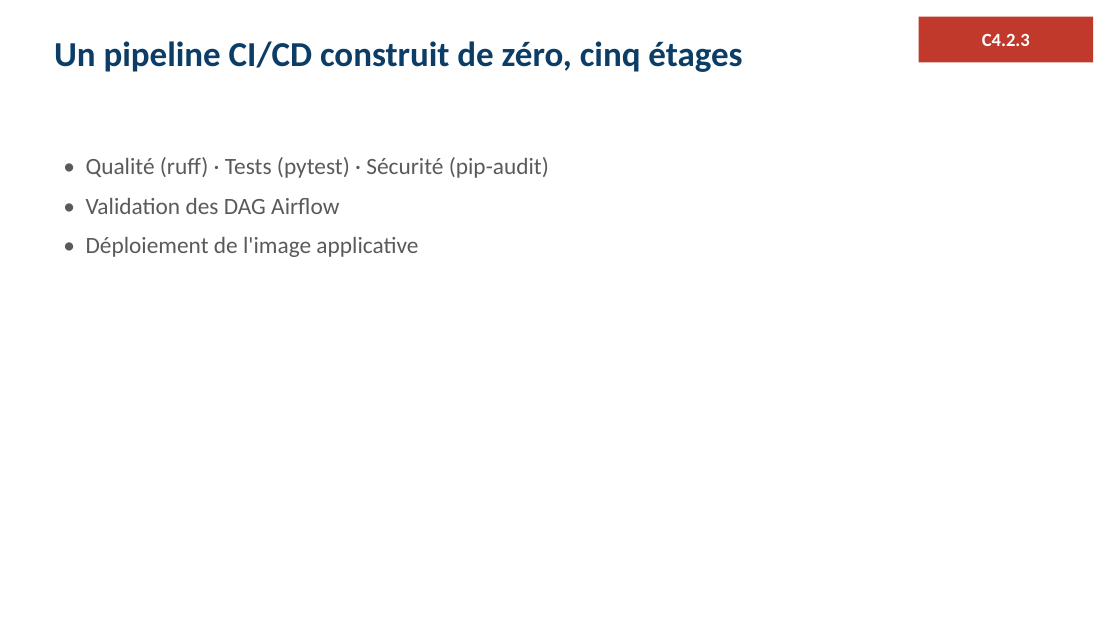
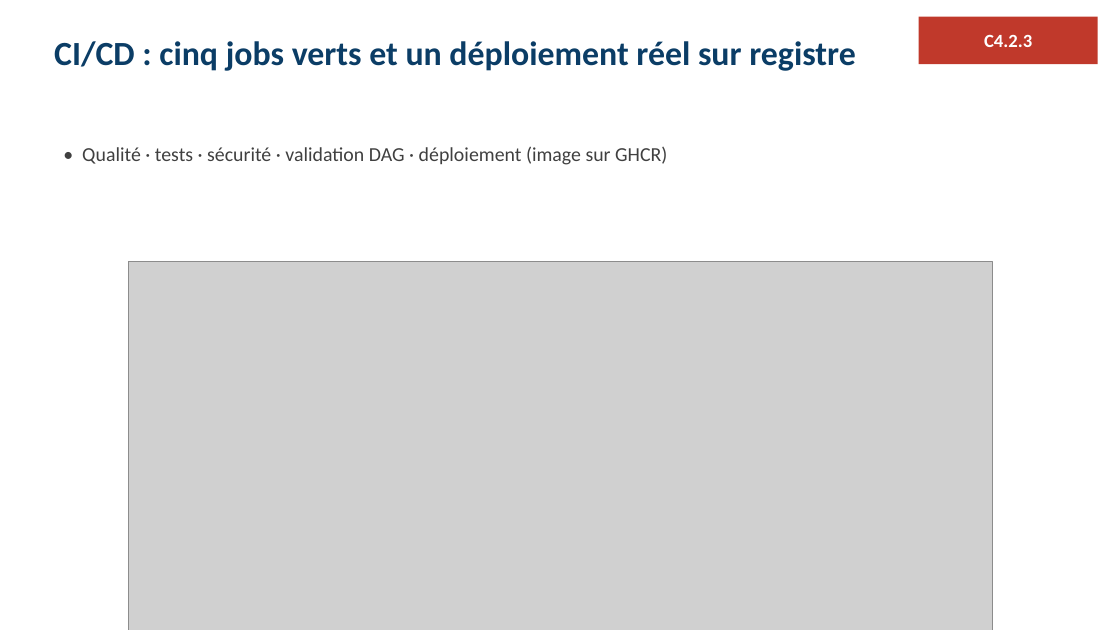
Before and after one commit to ratpiGene/ELT-Eckert, a slide deck: slide 11 of soutenance/support_eckert.pptx (slide 30 before the commit). Drawn at 1120x630 pixels with LibreOffice and Linux fonts; fonts in the diff are those of the drawing; grey boxes stand for pictures. Boxes give left, top, right and bottom in pixels: in the first picture for what was removed or moved away, otherwise in the second. Text is boxed around its words. In the diff, an @@ line names an element or a change of style, - is before the commit and + after.

```diff
--- a/soutenance/support_eckert.pptx
+++ b/soutenance/support_eckert.pptx
@@ rectangle "C4.2.3": place and size @@
-rectangle "C4.2.3" at (919,17,1094,63)
+rectangle "C4.2.3" at (919,17,1098,65)
@@ text at (54,41,855,71): text changed; size 30 to 29 pt @@
-Un pipeline CI/CD construit de zéro, cinq étages
+CI/CD : cinq jobs verts et un déploiement réel sur registre
@@ text at (82,146,667,165): text changed; size 20 to 17 pt; text colour #5A5A5A to #404040 @@
-• Qualité (ruff) · Tests (pytest) · Sécurité (pip-audit)
-• Validation des DAG Airflow
-• Déploiement de l'image applicative
+• Qualité · tests · sécurité · validation DAG · déploiement (image sur GHCR)
@@ picture added at (129,262,992,630) @@
```
Also in this commit, not shown: 19 other slides changed, 28 slides removed, 2 other files.
